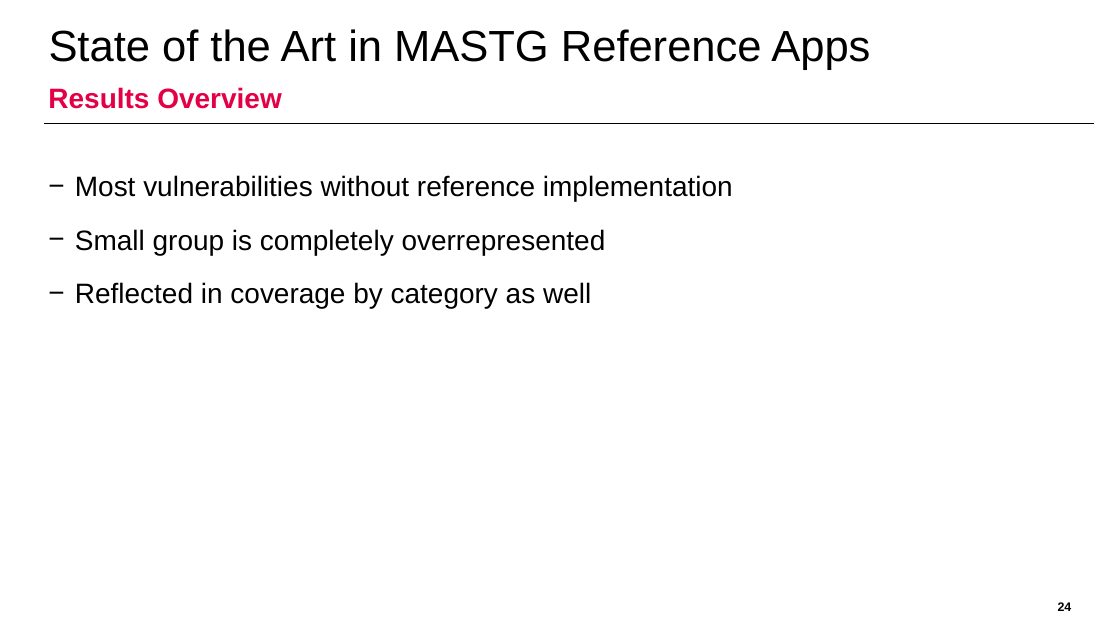
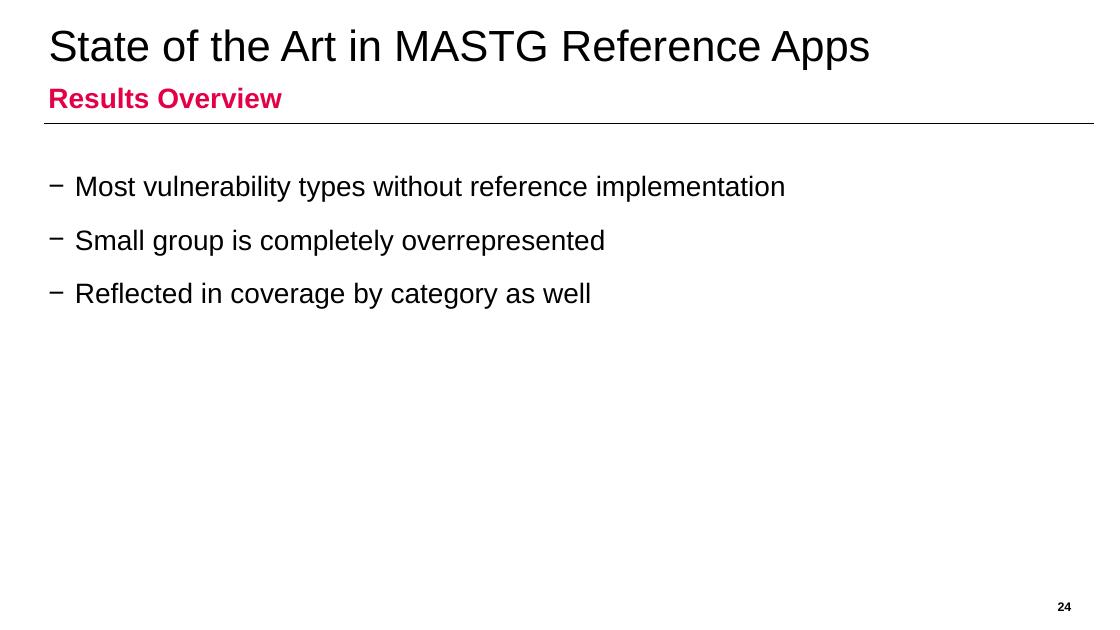
Before and after one commit to domi-cmd/Reference_Application_for_OWASP_MASTG, a slide deck: slide 24 of dev_documents/presentation/ba_thesis_presentation_kronig.pptx. Drawn at 1120x630 pixels with LibreOffice and Linux fonts; fonts in the diff are those of the drawing; background and template pictures are left out. Boxes give left, top, right and bottom in pixels: in the first picture for what was removed or moved away, otherwise in the second. Text is boxed around its words. In the diff, an @@ line names an element or a change of style, - is before the commit and + after.

```diff
--- a/dev_documents/presentation/ba_thesis_presentation_kronig.pptx
+++ b/dev_documents/presentation/ba_thesis_presentation_kronig.pptx
@@ text at [75,175,786,201]: text changed @@
-− Most vulnerabilities without reference implementation
+− Most vulnerability types without reference implementation
```
Also in this commit, not shown: 10 other slides changed.
